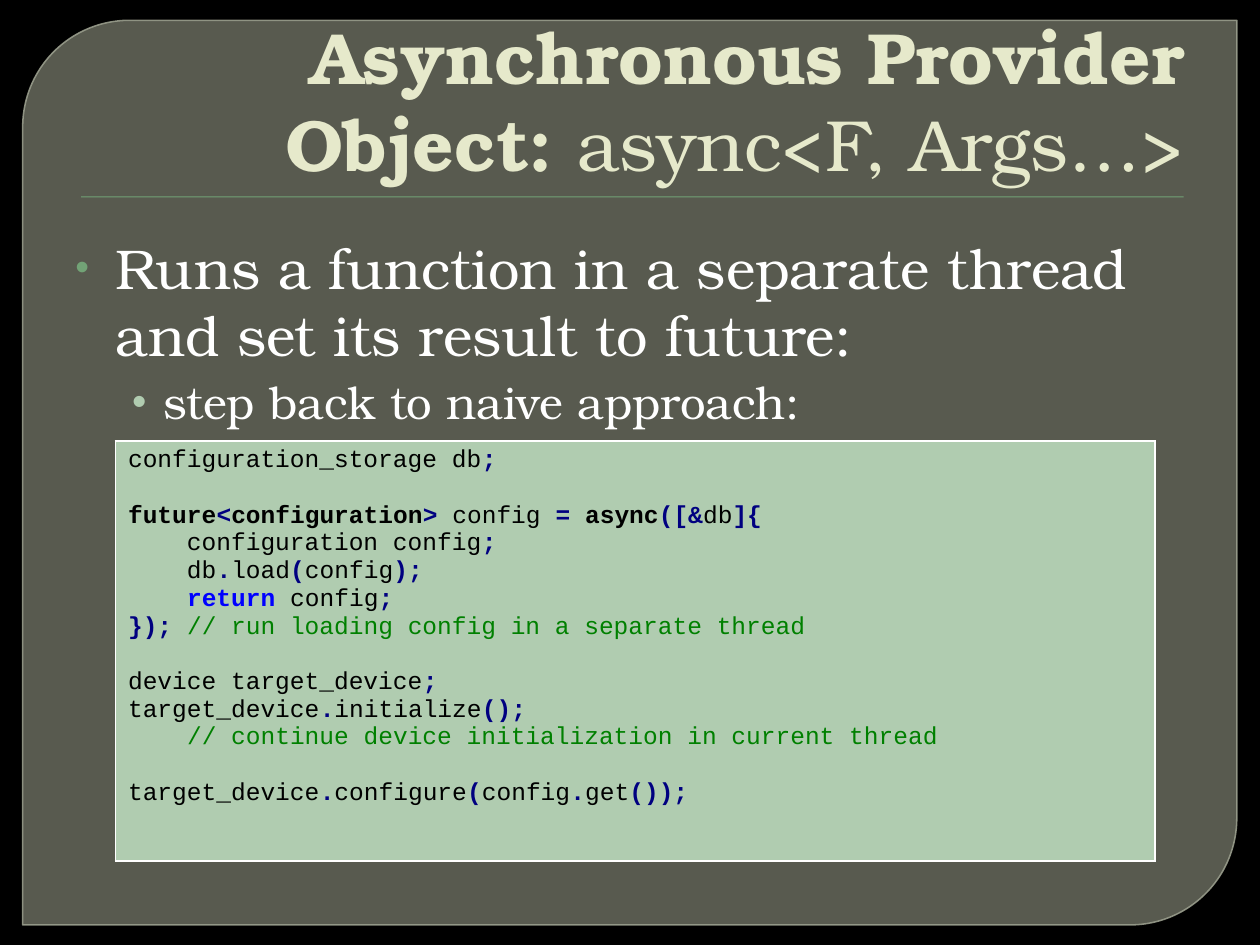
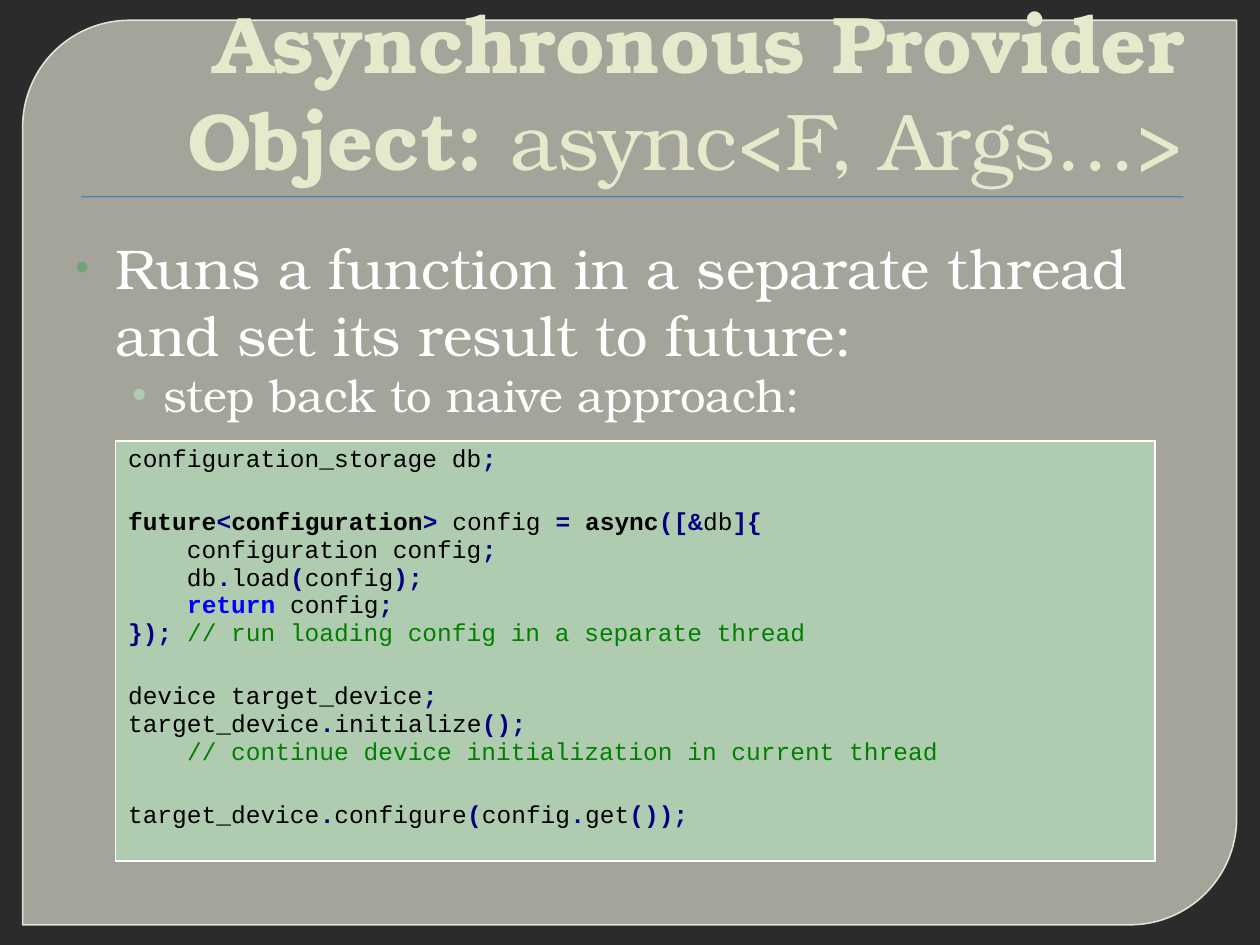
Before and after one commit to xtofl/cpp11training, a slide deck: slide 14 of slides/6.c11multithreading-futures-140925092912-phpapp01.pptx. Drawn at 1260x945 pixels with LibreOffice and Linux fonts; fonts in the diff are those of the drawing; background and template pictures are left out; a plain dark background stands for a picture behind light text. Boxes give left, top, right and bottom in pixels: in the first picture for what was removed or moved away, otherwise in the second. Text is boxed around its words. In the diff, an @@ line names an element or a change of style, - is before the commit and + after.

```diff
--- a/slides/6.c11multithreading-futures-140925092912-phpapp01.pptx
+++ b/slides/6.c11multithreading-futures-140925092912-phpapp01.pptx
@@ round diag rect at box(23, 20, 1237, 925): fill #888B7B at 65% opacity to #E8E6D9 at 65% opacity; outline #9DA090 0.87 pt to #F6F3E4 0.88 pt @@
@@ text "Asynchronous Provider Object: async<F, Args…>" at box(187, 0, 1185, 189): size 41.4 to 46 pt, text colour #E7EACB to #E6E9CB @@
@@ rectangle at box(81, 197, 1183, 198): fill #72A376 to #4F81BD @@
@@ text at box(164, 379, 800, 422): less space between paragraphs @@
@@ table at box(116, 441, 1155, 861) @@
@@ borders changed @@
```
Also in this commit, not shown: 26 other slides changed, 2 other files.
